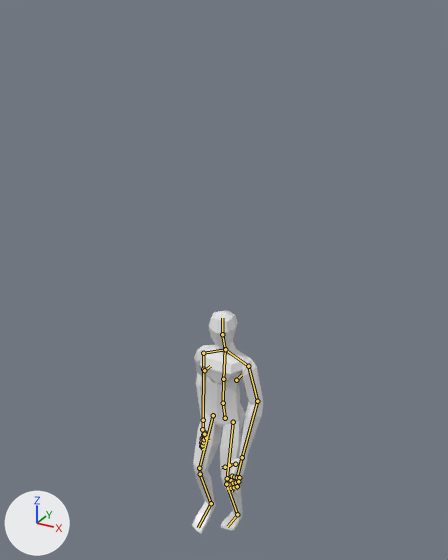
Renders of the Blender file Art/rigging-model-3.6.blend from each side of a commit.
Both versions are drawn from a 50 mm lens placed at (25.1, -45.4, 25.6), pointed at (-0.1, 0.3, 2.7). Arrows for +X, +Y and +Z are at lower left; the lights stay in place. Both versions are drawn at frame 15 of the action 'Walk'; the numbers are the values there. The bones that bend it are drawn over the model as lines.
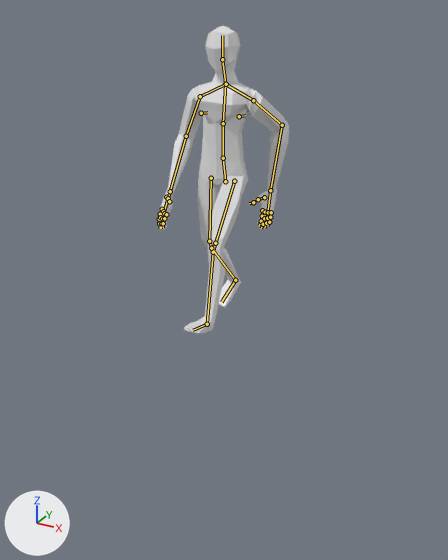
Patch to the scene script:
```diff
--- a/Art/rigging-model-3.6.blend.py
+++ b/Art/rigging-model-3.6.blend.py
@@ bone_root @@
 bone_root = bpy.data.objects['Armature'].pose.bones['root']
-bone_root.location = (0.0, 0.0, 0.0)
+bone_root.location = (0.0, 23.58, -0.63)
@@ bone_handik_l @@
 bone_handik_l = bpy.data.objects['Armature'].pose.bones['handIK.L']  # child of 'root'
-bone_handik_l.location = (9.42, -8.06, 3.36)
-bone_handik_l.rotation_quaternion = (0.721, 0.348, -0.139, -0.583)  # degrees (43, 12, -73)
+bone_handik_l.location = (8.99, -8.47, -1.86)
+bone_handik_l.rotation_quaternion = (0.734, 0.222, -0.038, -0.641)  # degrees (23, 13, -80)
@@ bone_elbowpole_l @@
 bone_elbowpole_l = bpy.data.objects['Armature'].pose.bones['elbowPole.L']  # child of 'root'
-bone_elbowpole_l.location = (0.0, 0.0, 0.0)
+bone_elbowpole_l.location = (0.72, 0.19, 0.75)
@@ bone_footik_l @@
 bone_footik_l = bpy.data.objects['Armature'].pose.bones['footIK.L']  # child of 'root'
-bone_footik_l.location = (0.0, 0.0, 0.0)
+bone_footik_l.location = (-0.93, 4.93, -0.85)
@@ bone_handik_r @@
 bone_handik_r = bpy.data.objects['Armature'].pose.bones['handIK.R']  # child of 'root'
-bone_handik_r.location = (-9.61, -8.19, 0.03)
-bone_handik_r.rotation_quaternion = (0.716, 0.142, -0.083, 0.678)  # degrees (5, -18, 86)
+bone_handik_r.location = (-7.97, -8.01, 4.56)
+bone_handik_r.rotation_quaternion = (0.701, 0.318, 0.156, 0.618)  # degrees (40, -10, 79)
@@ bone_footik_r @@
 bone_footik_r = bpy.data.objects['Armature'].pose.bones['footIK.R']  # child of 'root'
-bone_footik_r.location = (0.0, 0.0, 0.0)
+bone_footik_r.location = (0.29, -4.21, -0.52)
```

Changed parts and their boxes (x1, y1, x2, y2) in the pictures (448 x 560 px):
'Cube', posed (83% wider, 38% taller)
    before: (192, 311, 263, 534)
    after: (158, 26, 289, 333)
